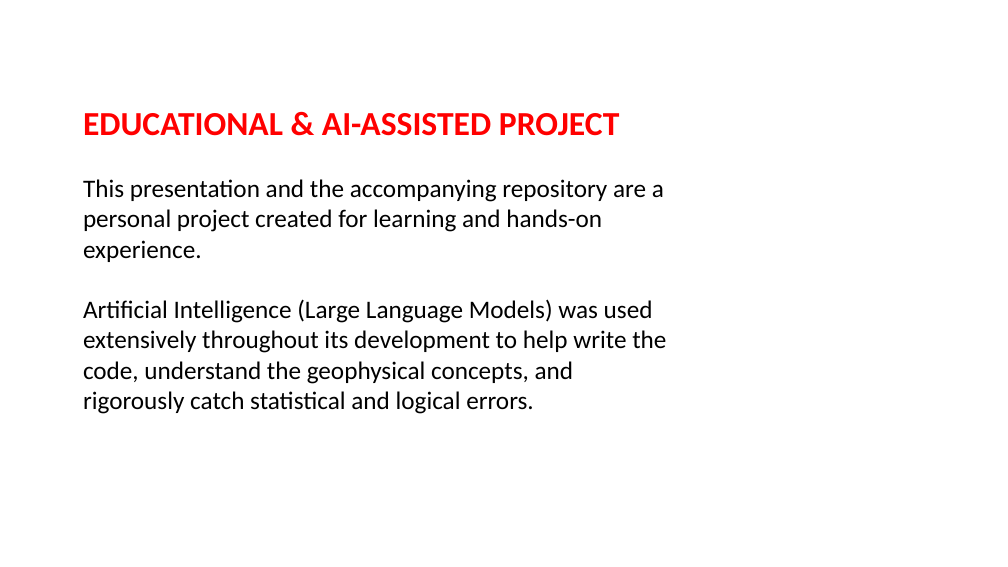
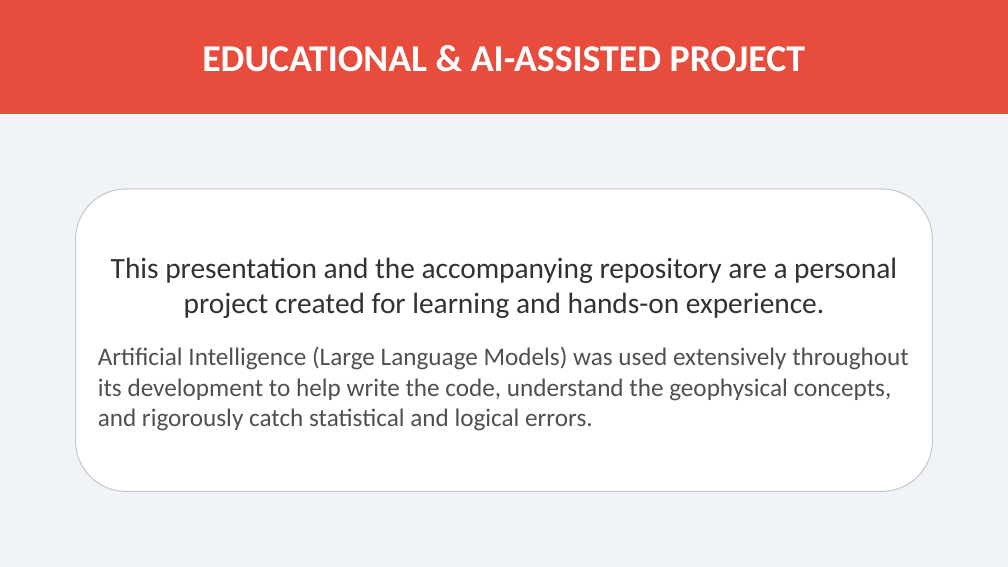
Before and after one commit to lemoon01110/Lunar-Titanium-Magnetism, a slide deck: slide 1 of Paper-and-Pitch/Pitch.pptx. Drawn at 1008x567 pixels with LibreOffice and Linux fonts; fonts in the diff are those of the drawing. Boxes give left, top, right and bottom in pixels: in the first picture for what was removed or moved away, otherwise in the second. Text is boxed around its words. In the diff, an @@ line names an element or a change of style, - is before the commit and + after.

```diff
--- a/Paper-and-Pitch/Pitch.pptx
+++ b/Paper-and-Pitch/Pitch.pptx
@@ rectangle added at bbox=[0, 0, 1008, 567], fill #F0F4F8, outline #F0F4F8 0.5 pt @@
@@ rectangle added at bbox=[0, 0, 1008, 113], fill #E74C3C, outline #E74C3C 0.5 pt, 36 pt, text #FFFFFF, bold @@
+EDUCATIONAL & AI-ASSISTED PROJECT
@@ text in rounded rectangle at bbox=[83, 113, 620, 136]: paragraph removed @@
-EDUCATIONAL & AI-ASSISTED PROJECT
@@ rounded rectangle "This presentation and the accompanying ...": place and size @@
-rounded rectangle "This presentation and the accompanying ..." at bbox=[83, 113, 666, 414]
+rounded rectangle "This presentation and the accompanying ..." at bbox=[76, 189, 932, 492]
@@ rounded rectangle "This presentation and the accompanying ..." at bbox=[76, 189, 932, 492]: size 24 to 28 pt, text colour #000000 to #323232 in "This presentation and the accompanying repository are ..."; text colour #000000 to #505050 in "Artificial Intelligence (Large Language Models) was used ..."; alignment left to centre; more space between paragraphs; vertical alignment top to middle; fill none to #FFFFFF; outline none to #C8C8C8 1 pt @@
```
Also in this commit, not shown: 2 other slides changed, 1 slide removed, 1 other file.
